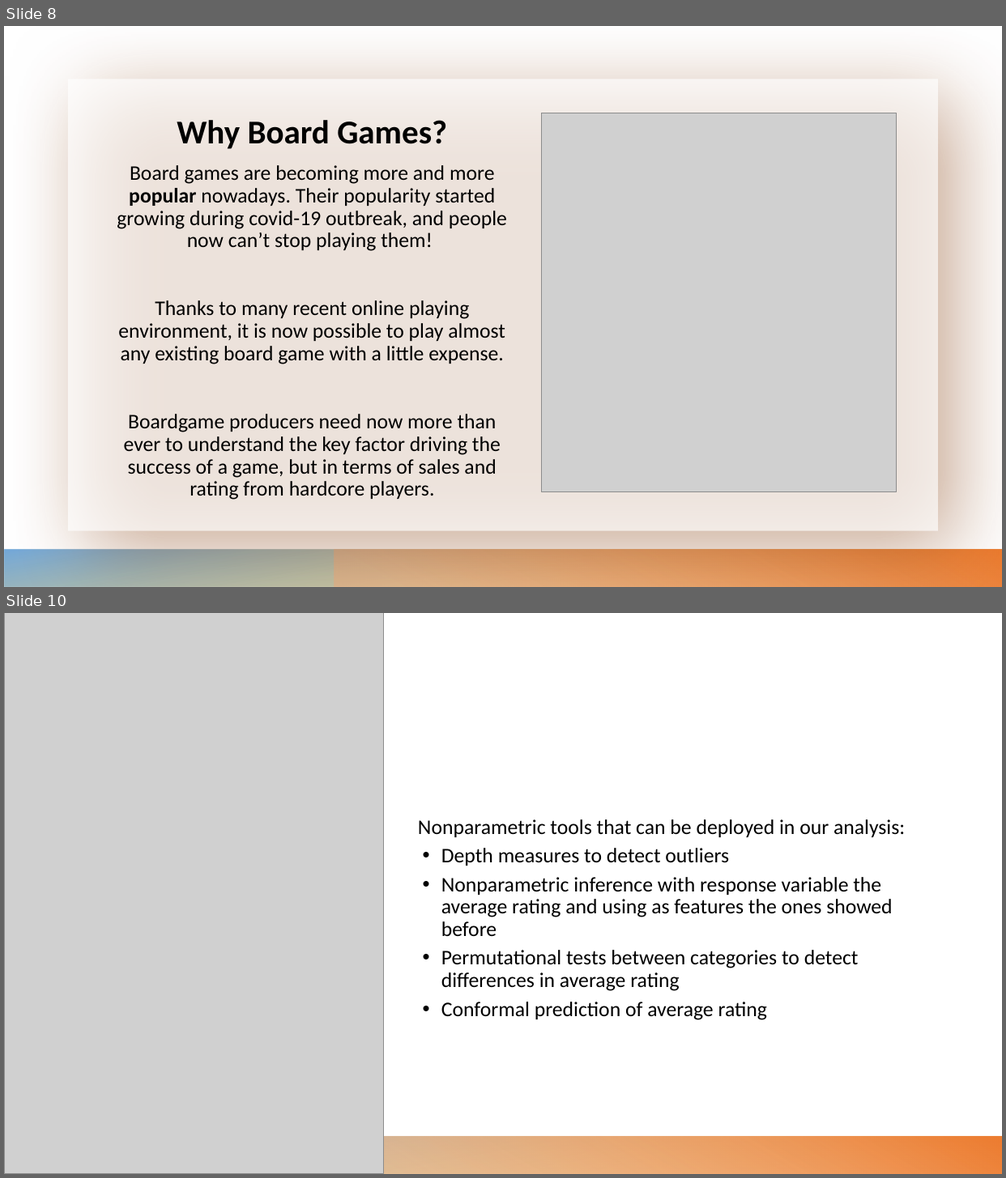
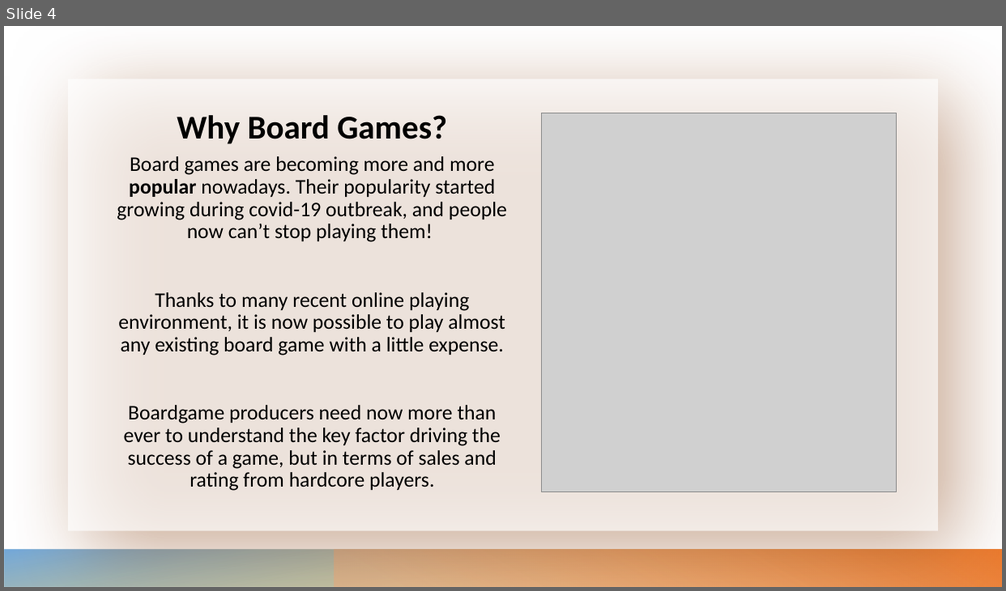
Before and after one commit to fraromeo/NPS, a slide deck: WIP non parametric statistics.pptx. Shown one above the other, each under a label of ours: slides 8 and 10 before the commit, slide 4 after it; the slides between them are not shown. The pictures are 1006x1178 and 1006x591 pixels, drawn with LibreOffice and Linux fonts; fonts in the diff are those of the drawing; grey boxes stand for pictures. Boxes give left, top, right and bottom in pixels: in the first picture for what was removed or moved away, otherwise in the second. Text is boxed around its words. In the diff, an @@ line names an element or a change of style, - is before the commit and + after.

```diff
--- a/WIP non parametric statistics.pptx
+++ b/WIP non parametric statistics.pptx
@@ slide 10 removed at (x1=4, y1=613, x2=1002, y2=1174), background #FFFFFF; not listed: 2 template elements that a slide beside it also shows @@
@@ picture removed at (x1=4, y1=613, x2=384, y2=1174) @@
@@ text removed at (x1=418, y1=820, x2=905, y2=1020) @@
-Nonparametric tools that can be deployed in our analysis:
-• Depth measures to detect outliers
-• Nonparametric inference with response variable the average rating and using as features the ones showed before
-• Permutational tests between categories to detect differences in average rating
-• Conformal prediction of average rating
@@ what was slide 8 is now slide 4 @@
@@ slide 4 changed as well @@
@@ text "Why Board Games?" moved from (x1=177, y1=120, x2=447, y2=149) to (x1=177, y1=115, x2=447, y2=144) @@
@@ text "Board games are becoming more ..." moved from (x1=117, y1=165, x2=507, y2=500) to (x1=117, y1=156, x2=507, y2=491) @@
```
Also in this commit, not shown: 3 other slides changed, 1 slide added, 5 other slides removed.
